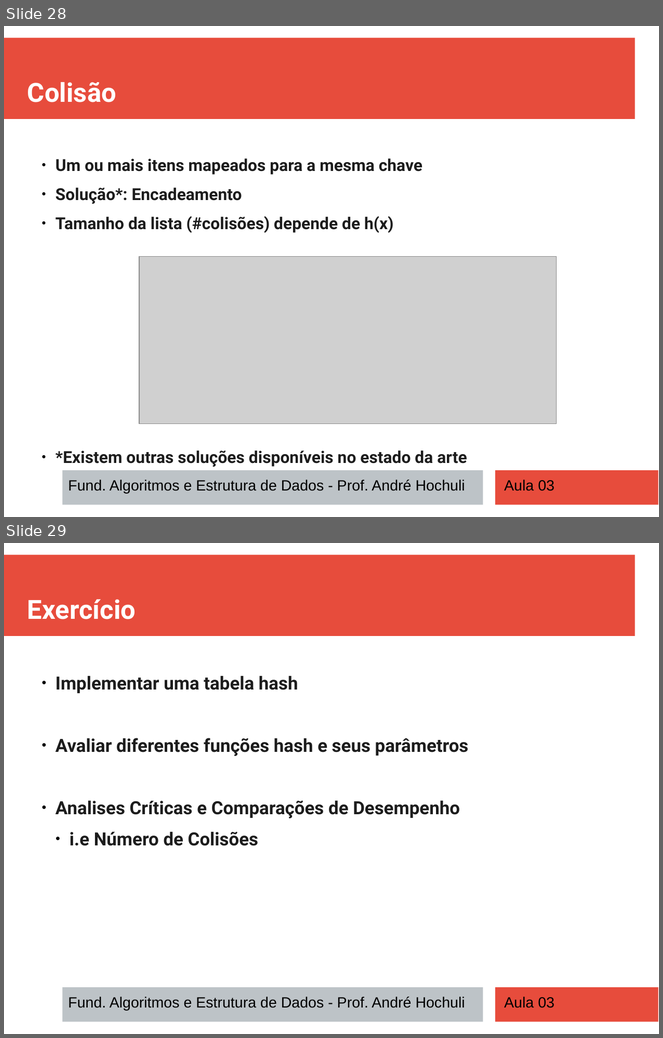
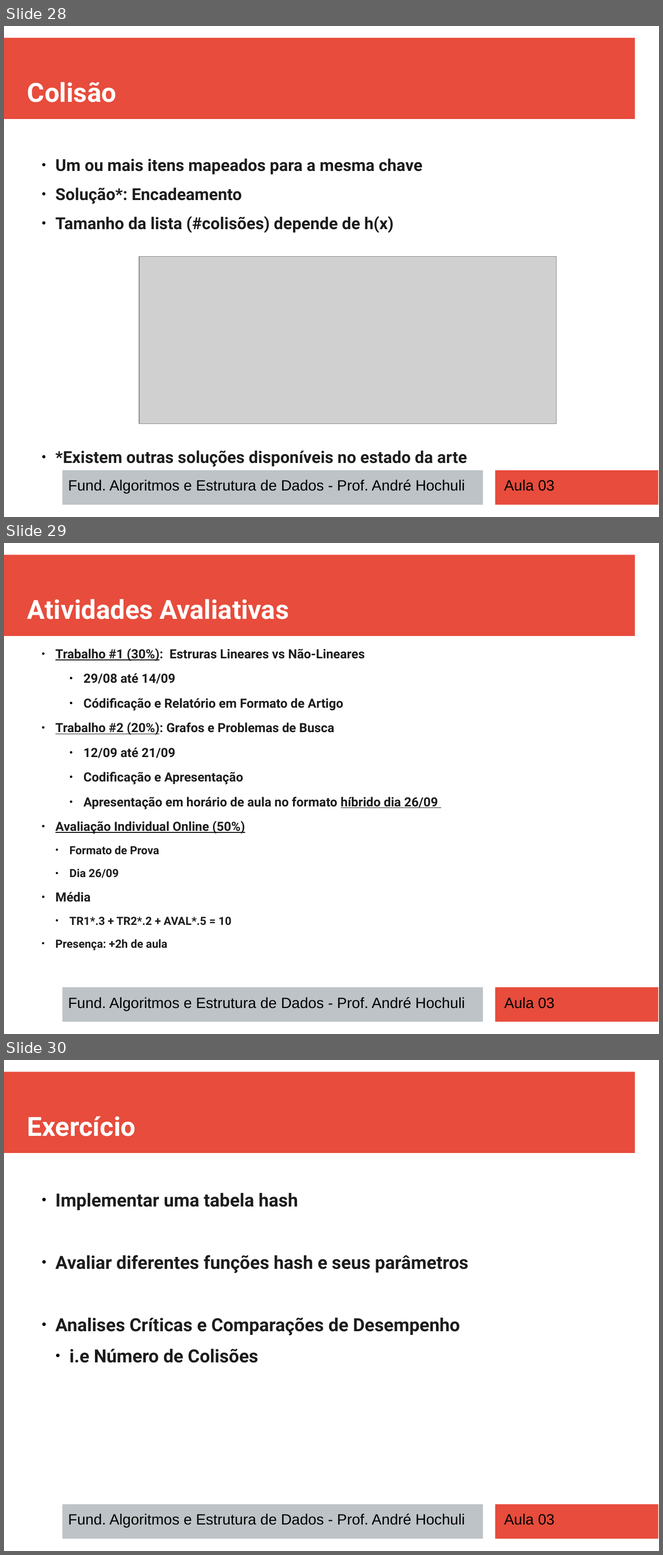
Before and after one commit to andrehochuli/teaching, a slide deck: DataStructuresAndAlgorithms/Lecture 03 - Linked Lists and Hash Table/Lecture 03 - Linked Lists and Hash Table.pptx. Shown one above the other, each under a label of ours: slides 28 and 29 before the commit, slides 28, 29 and 30 after it. The pictures are 663x1038 and 663x1555 pixels, drawn with LibreOffice and Linux fonts; fonts in the diff are those of the drawing; grey boxes stand for pictures. Boxes give left, top, right and bottom in pixels: in the first picture for what was removed or moved away, otherwise in the second. Text is boxed around its words. In the diff, an @@ line names an element or a change of style, - is before the commit and + after.

```diff
--- a/DataStructuresAndAlgorithms/Lecture 03 - Linked Lists and Hash Table/Lecture 03 - Linked Lists and Hash Table.pptx
+++ b/DataStructuresAndAlgorithms/Lecture 03 - Linked Lists and Hash Table/Lecture 03 - Linked Lists and Hash Table.pptx
@@ slide 29 added at <box>4,543,659,1034</box>, background #FFFFFF; not listed: 3 template elements that a slide beside it also shows @@
@@ text added at <box>27,599,289,619</box>, 32 pt, text #FFFFFF, bold @@
+Atividades Avaliativas
@@ text added at <box>55,649,438,951</box>, 15.4 pt, text #1C1C1C, bold @@
+  ● Trabalho #1 (30%): Estruras Lineares vs Não-Lineares
+      ● 29/08 até 14/09
+      ● Códificação e Relatório em Formato de Artigo
+  ● Trabalho #2 (20%): Grafos e Problemas de Busca
+      ● 12/09 até 21/09
+      ● Codificação e Apresentação
+      ● Apresentação em horário de aula no formato híbrido dia 26/09
+  ● Avaliação Individual Online (50%)
+    ● Formato de Prova
+    ● Dia 26/09
+  ● Média
+    ● TR1*.3 + TR2*.2 + AVAL*.5 = 10
+  ● Presença: +2h de aula
@@ text added at <box>68,997,465,1011</box>, 18 pt, text #000000 @@
+Fund. Algoritmos e Estrutura de Dados - Prof. André Hochuli
@@ text added at <box>504,997,555,1009</box>, 18 pt, text #000000 @@
+Aula 03
@@ what was slide 29 is now slide 30 @@
```
Also in this commit, not shown: 3 slides changed, 1 other file.
